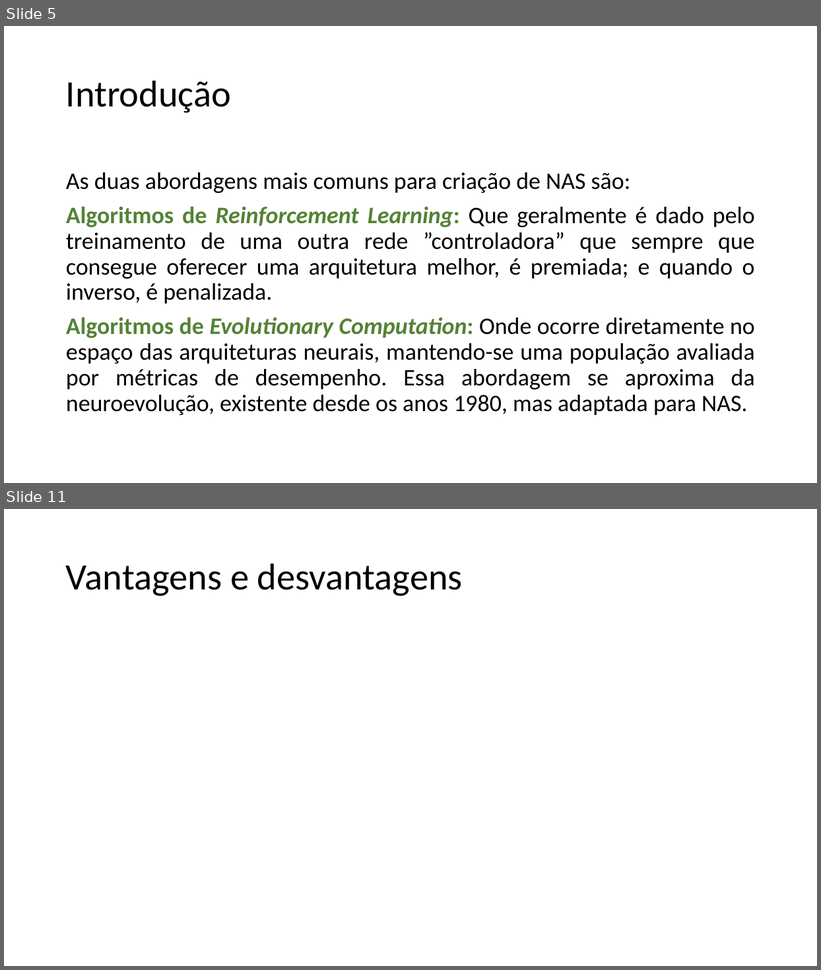
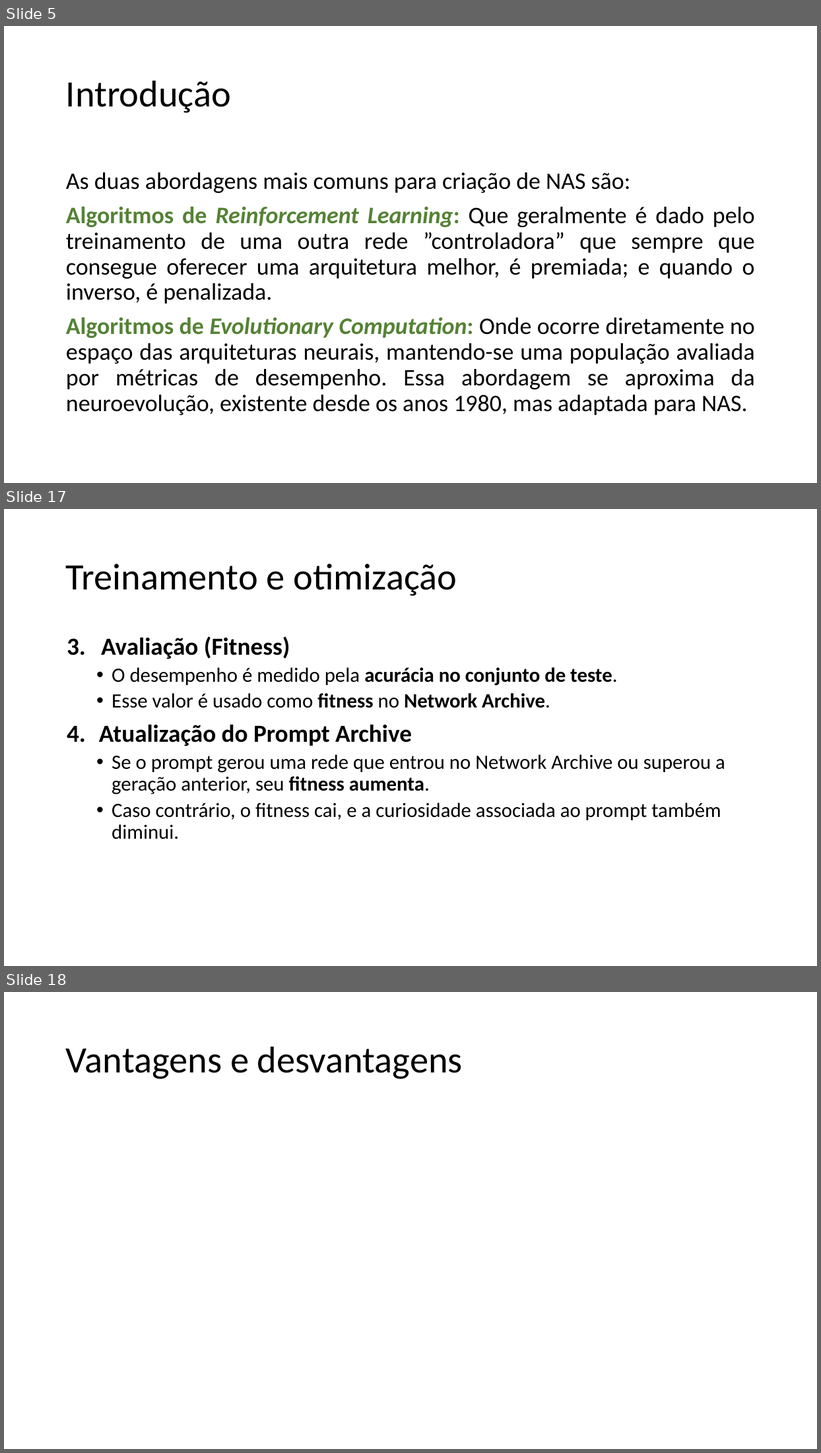
Before and after one commit to guerrato/guerrato_967_tp558, a slide deck: seminarios/TP558_LLM_QD.pptx. Shown one above the other, each under a label of ours: slides 5 and 11 before the commit, slides 5, 17 and 18 after it; the slides between them are not shown. The pictures are 821x970 and 821x1453 pixels, drawn with LibreOffice and Linux fonts; fonts in the diff are those of the drawing. Boxes give left, top, right and bottom in pixels: in the first picture for what was removed or moved away, otherwise in the second. Text is boxed around its words. In the diff, an @@ line names an element or a change of style, - is before the commit and + after.

Commit message:
Preparing slides - Fundamentação, Arquitetura e treinamento

```diff
--- a/seminarios/TP558_LLM_QD.pptx
+++ b/seminarios/TP558_LLM_QD.pptx
@@ slide 17 added at box(4, 509, 817, 966), background #FFFFFF @@
@@ title added at box(66, 564, 457, 596), 44 pt, text #000000 @@
+Treinamento e otimização
@@ text added at box(99, 636, 725, 840), 24 pt, text #000000 @@
+3. Avaliação (Fitness)
+  • O desempenho é medido pela acurácia no conjunto de teste.
+  • Esse valor é usado como fitness no Network Archive.
+4. Atualização do Prompt Archive
+  • Se o prompt gerou uma rede que entrou no Network Archive ou superou a geração anterior, seu fitness aumenta.
+  • Caso contrário, o fitness cai, e a curiosidade associada ao prompt também diminui.
@@ what was slide 11 is now slide 18 @@
```
Also in this commit, not shown: 4 slides changed, 7 other slides added, 1 slide removed.
